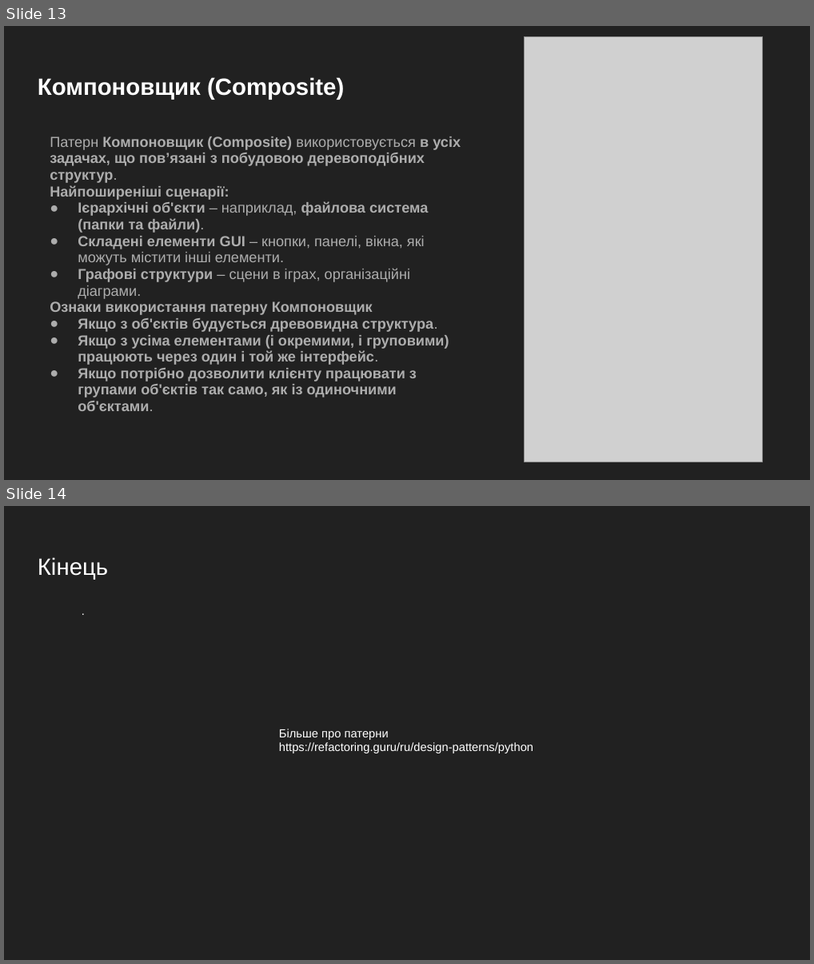
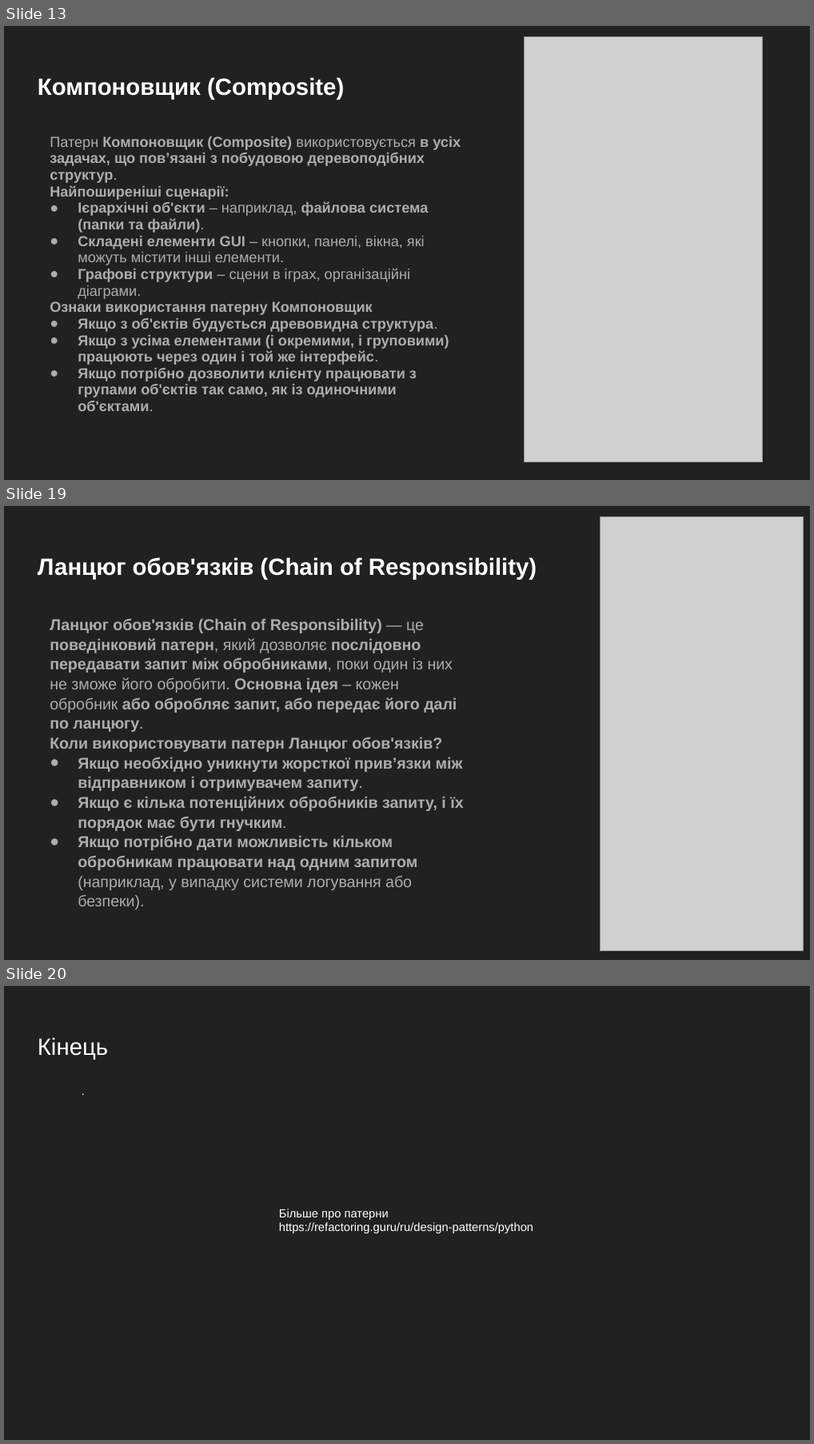
Before and after one commit to GeorgKantsedal/HeorhiiKantsedal.github.io, a slide deck: lectures materials/mmp/MMP6 Design Pattern in Python.pptx. Shown one above the other, each under a label of ours: slides 13 and 14 before the commit, slides 13, 19 and 20 after it; the slides between them are not shown. The pictures are 814x964 and 814x1444 pixels, drawn with LibreOffice and Linux fonts; fonts in the diff are those of the drawing; grey boxes stand for pictures. Boxes give left, top, right and bottom in pixels: in the first picture for what was removed or moved away, otherwise in the second. Text is boxed around its words. In the diff, an @@ line names an element or a change of style, - is before the commit and + after.

```diff
--- a/lectures materials/mmp/MMP6 Design Pattern in Python.pptx
+++ b/lectures materials/mmp/MMP6 Design Pattern in Python.pptx
@@ slide 19 added at bbox=[4, 506, 810, 960], background #212121 @@
@@ picture added at bbox=[601, 517, 803, 951] @@
@@ title added at bbox=[38, 557, 537, 579], 28 pt, text #FFFFFF, bold @@
+Ланцюг обов'язків (Chain of Responsibility)
@@ text added at bbox=[50, 618, 463, 909], 18.7 pt, text #ADADAD, bold @@
+Ланцюг обов'язків (Chain of Responsibility) — це поведінковий патерн, який дозволяє послідовно передавати запит між обробниками, поки один із них не зможе його обробити. Основна ідея – кожен обробник або обробляє запит, або передає його далі по ланцюгу.
+Коли використовувати патерн Ланцюг обов'язків?
+● Якщо необхідно уникнути жорсткої прив’язки між відправником і отримувачем запиту.
+● Якщо є кілька потенційних обробників запиту, і їх порядок має бути гнучким.
+● Якщо потрібно дати можливість кільком обробникам працювати над одним запитом (наприклад, у випадку системи логування або безпеки).
@@ what was slide 14 is now slide 20 @@
```
Also in this commit, not shown: 5 other slides added, 1 other file.
